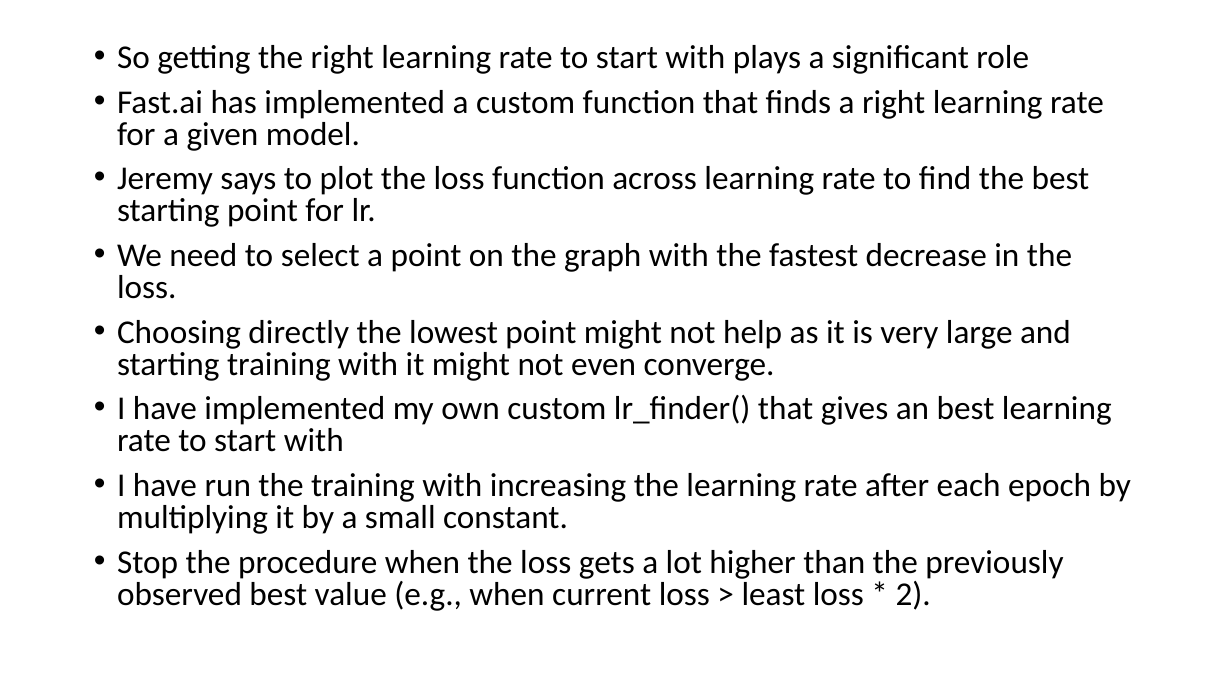
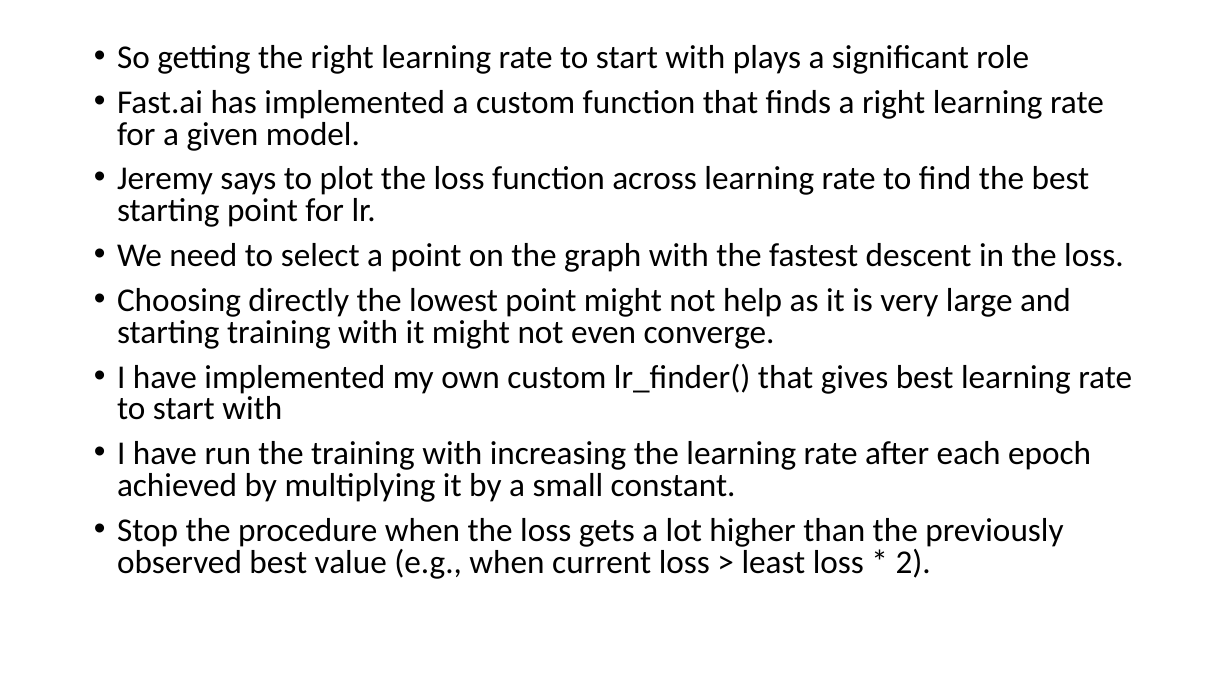
Before and after one commit to chaituValKanO/ImageClassificationUsingTransferLearning, a slide deck: slide 15 of presentation/ImageClassificationusingTransferLearning.pptx. Drawn at 1232x693 pixels with LibreOffice and Linux fonts; fonts in the diff are those of the drawing. Boxes give left, top, right and bottom in pixels: in the first picture for what was removed or moved away, otherwise in the second. Text is boxed around its words. In the diff, an @@ line names an element or a change of style, - is before the commit and + after.

```diff
--- a/presentation/ImageClassificationusingTransferLearning.pptx
+++ b/presentation/ImageClassificationusingTransferLearning.pptx
@@ text at (117,243,1124,272): text changed @@
-• We need to select a point on the graph with the fastest decrease in the loss.
+• We need to select a point on the graph with the fastest descent in the loss.
@@ text at (117,364,1132,502): text changed @@
-• I have implemented my own custom lr_finder() that gives an best learning rate to start with
-• I have run the training with increasing the learning rate after each epoch by multiplying it by a small constant.
+• I have implemented my own custom lr_finder() that gives best learning rate to start with
+• I have run the training with increasing the learning rate after each epoch achieved by multiplying it by a small constant.
```
Also in this commit, not shown: 9 other slides changed, 2 slides added, 1 other file.
